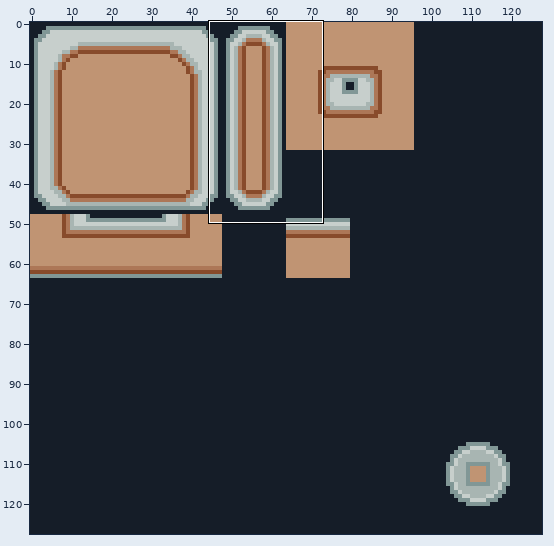
Pixel-art file, stored at assets/custom_tileset.aseprite. Above, an overview of the earlier version with the close-up marked.
Close-up. First the earlier version:
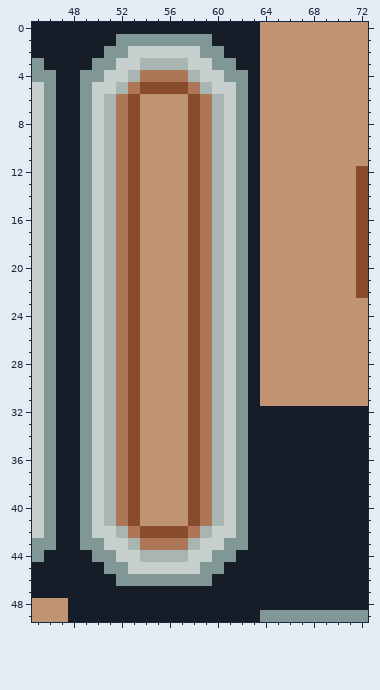
128x128 pixels, 1 frame. Shown: x 45..72, y 0..49.
After:
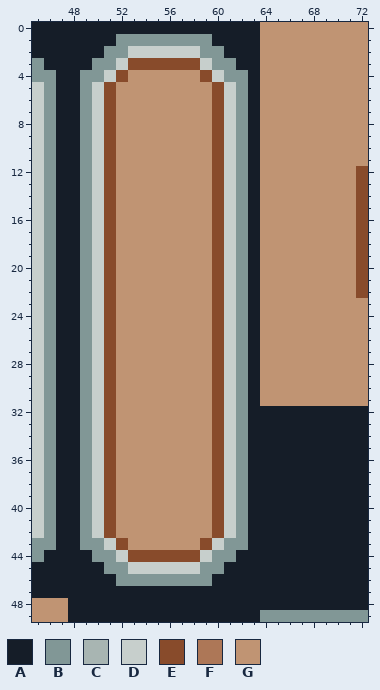
Palette (. is transparent): A #151d28  B #819796  C #a8b5b2  D #c7cfcc  E #884b2b  F #ad7757  G #c09473
The edit:
Layer "Layer 1":
The author changed colour C to colour E in row 3 at x 54 to 57; in rows 6 to 41 at x 51 and 60; in row 44 at x 54 to 57.
The author changed colour D to colour E in row 3 at x 53 and 58; in row 4 at x 52 and 59; in row 5 at x 51 and 60; in row 42 at x 51 and 60; in row 43 at x 52 and 59; in row 44 at x 53 and 58.
The author changed colour C to colour G in row 4 at x 53 and 58; in row 5 at x 52 and 59; in row 42 at x 52 and 59; in row 43 at x 53 and 58.
The author changed colour E to colour G in row 5 at x 54 to 57; in rows 6 to 41 at x 53 and 58; in row 42 at x 54 to 57.
The author changed colour F to colour G in row 4 at x 54 to 57; in row 5 at x 53 and 58; in rows 6 to 41 at x 52 and 59; in row 42 at x 53 and 58; in row 43 at x 54 to 57.
Changed places in both close-ups, as pixel boxes (x1, y1, x2, y2):
changed: (104, 58, 224, 562)
